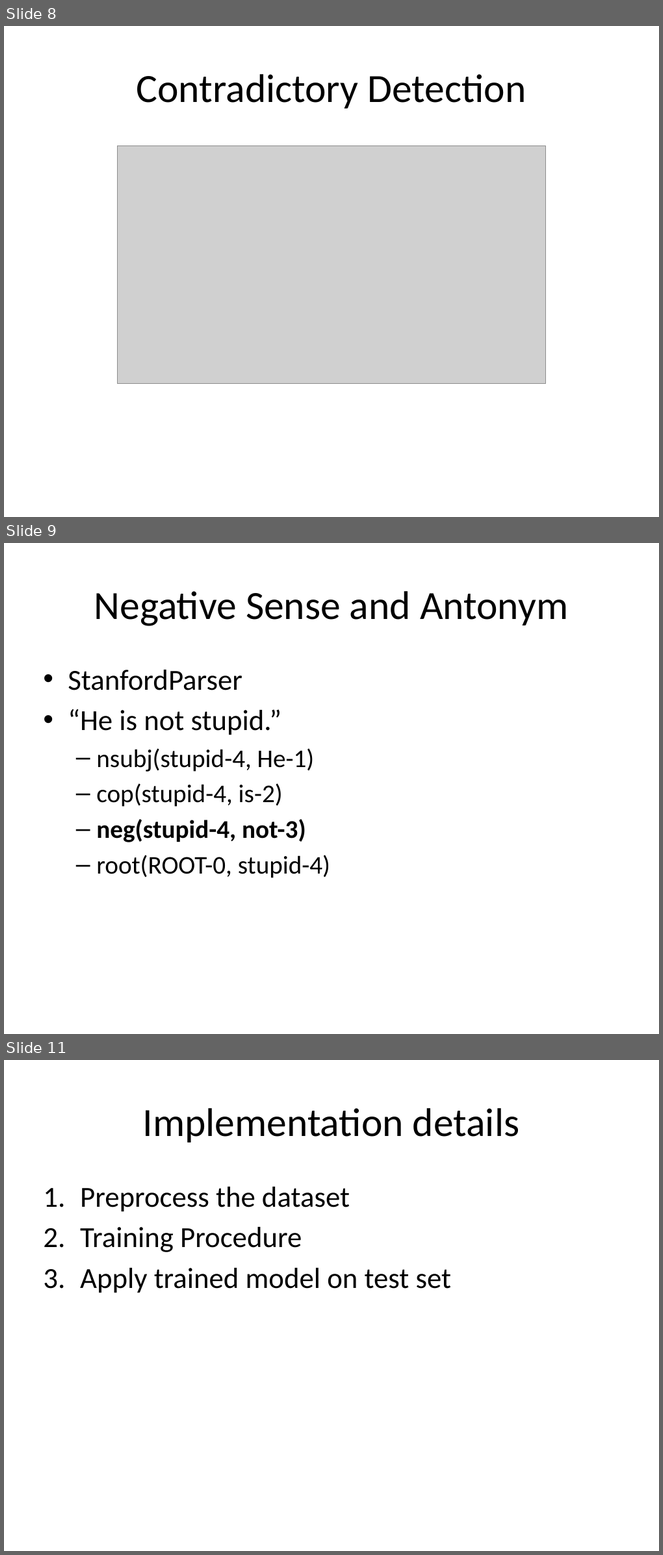
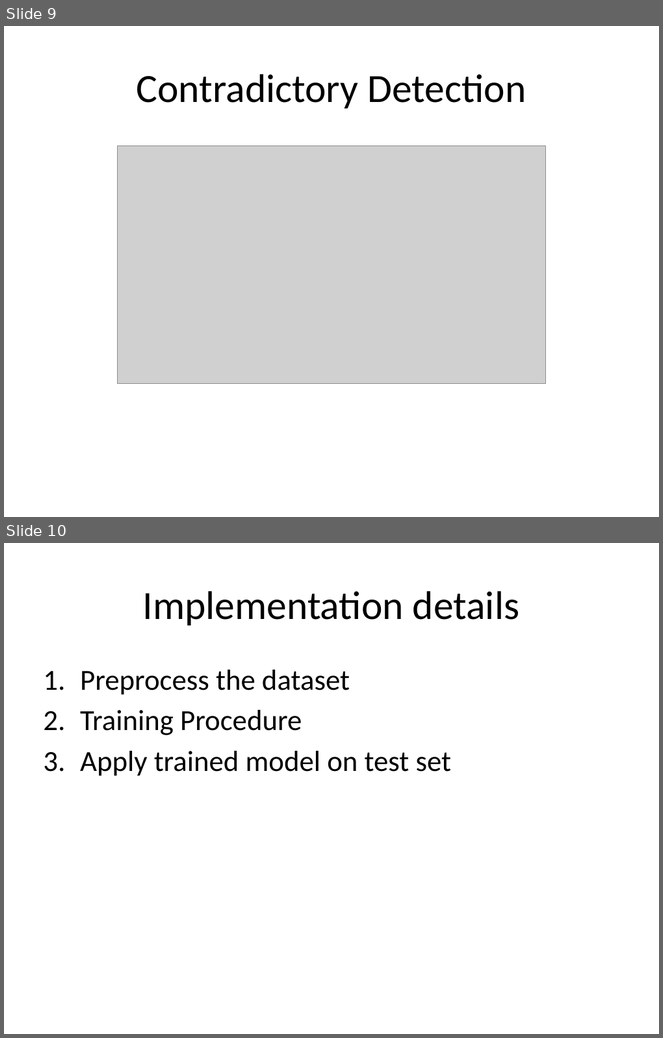
Before and after one commit to dx88968/SRA, a slide deck: Report/NLP.pptx. Shown one above the other, each under a label of ours: slides 8, 9 and 11 before the commit, slides 9 and 10 after it; the slides between them are not shown. The pictures are 663x1555 and 663x1038 pixels, drawn with LibreOffice and Linux fonts; fonts in the diff are those of the drawing; grey boxes stand for pictures. Boxes give left, top, right and bottom in pixels: in the first picture for what was removed or moved away, otherwise in the second. Text is boxed around its words. In the diff, an @@ line names an element or a change of style, - is before the commit and + after.

```diff
--- a/Report/NLP.pptx
+++ b/Report/NLP.pptx
@@ slide 9 removed at [4, 543, 659, 1034], background #FFFFFF @@
@@ title removed at [94, 591, 568, 626] @@
-Negative Sense and Antonym
@@ text removed at [68, 670, 330, 878] @@
-• StanfordParser
-• “He is not stupid.”
-  – nsubj(stupid-4, He-1)
-  – cop(stupid-4, is-2)
-  – neg(stupid-4, not-3)
-  – root(ROOT-0, stupid-4)
@@ what was slide 8 is now slide 9 @@
@@ what was slide 11 is now slide 10 @@
```
Also in this commit, not shown: 3 slides changed, 1 other slide removed, 3 other files.
